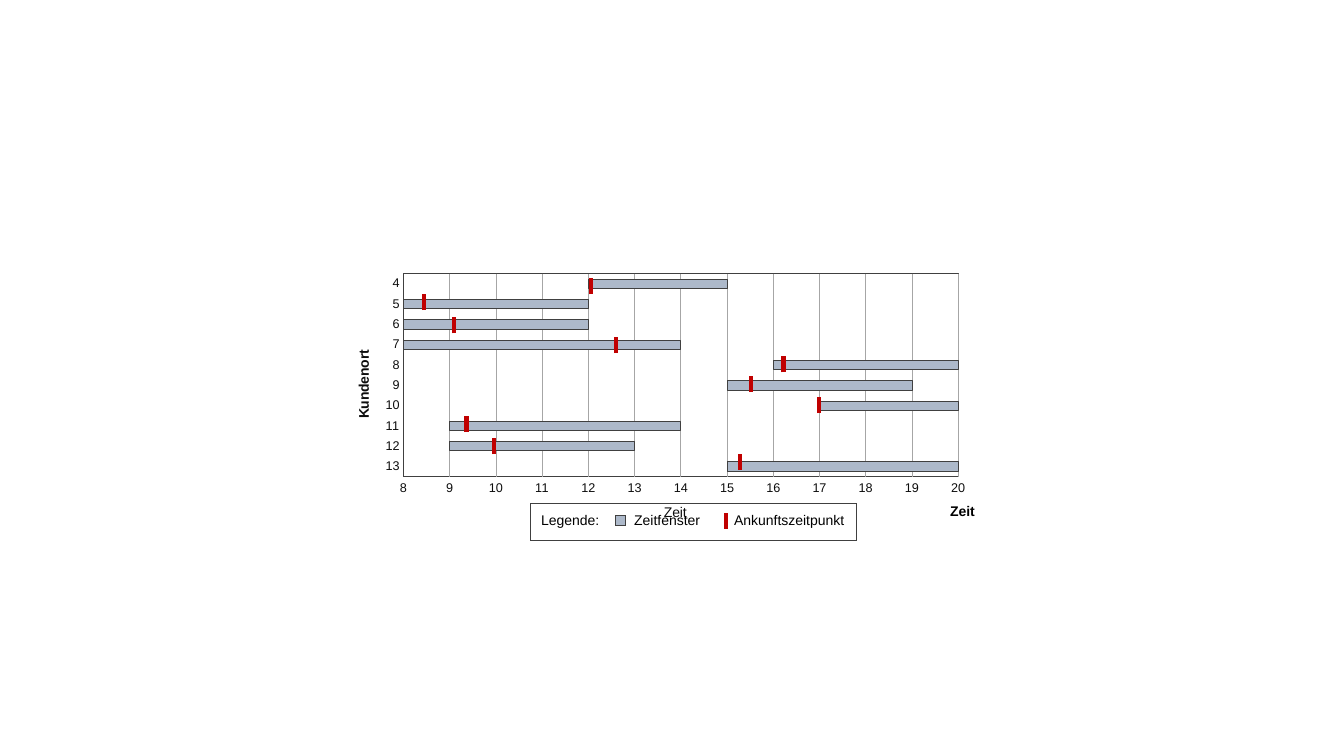
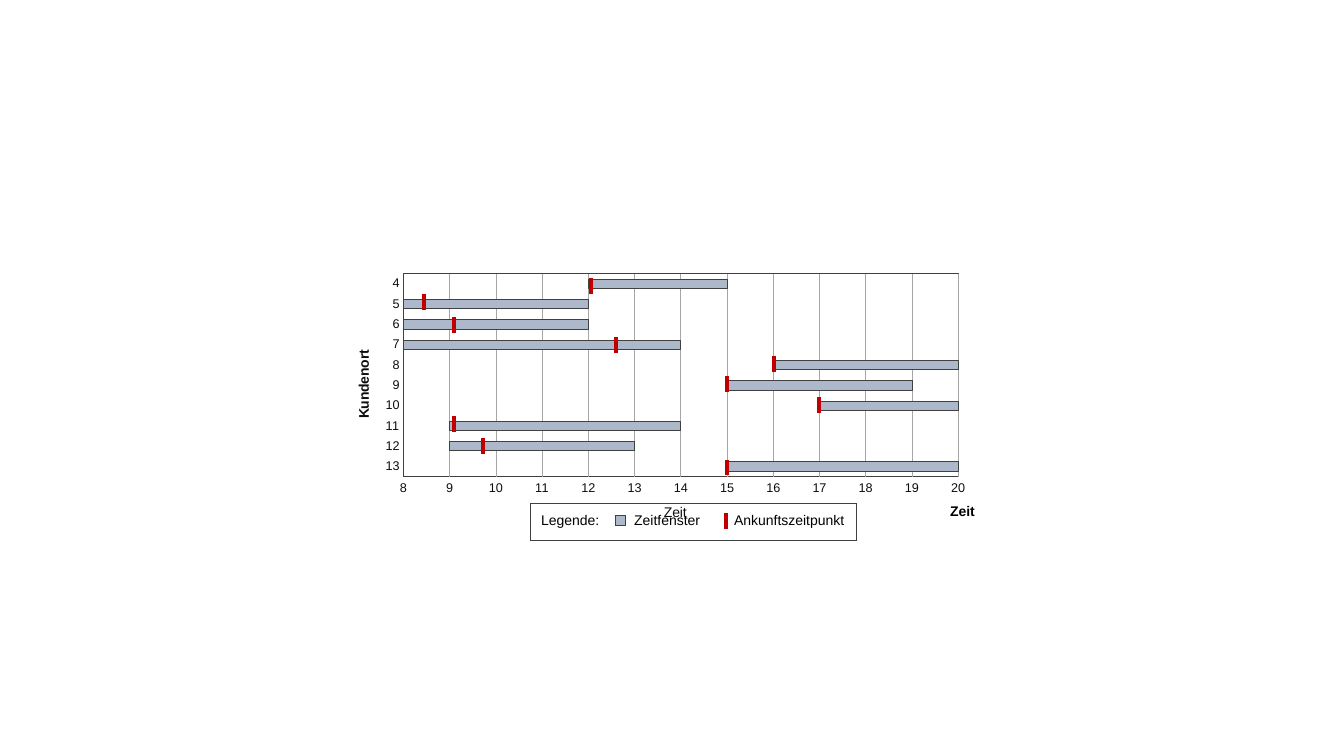
Before and after one commit to Rotaka92/py-ga-VRPTW, a slide deck: slide 1 of Zeitfenster_erw.pptx. Drawn at 1344x756 pixels with LibreOffice and Linux fonts; fonts in the diff are those of the drawing. Boxes give left, top, right and bottom in pixels: in the first picture for what was removed or moved away, otherwise in the second. Text is boxed around its words. In the diff, an @@ line names an element or a change of style, - is before the commit and + after.

```diff
--- a/Zeitfenster_erw.pptx
+++ b/Zeitfenster_erw.pptx
@@ line moved from (783, 372) - (783, 357) to (774, 372) - (774, 357) @@
@@ line moved from (751, 392) - (751, 376) to (727, 392) - (727, 376) @@
@@ line moved from (467, 432) - (467, 416) to (454, 432) - (454, 416) @@
@@ line moved from (494, 455) - (494, 439) to (483, 455) - (483, 439) @@
@@ line moved from (740, 470) - (740, 455) to (727, 476) - (727, 460) @@
```
Also in this commit, not shown: 7 other files.
